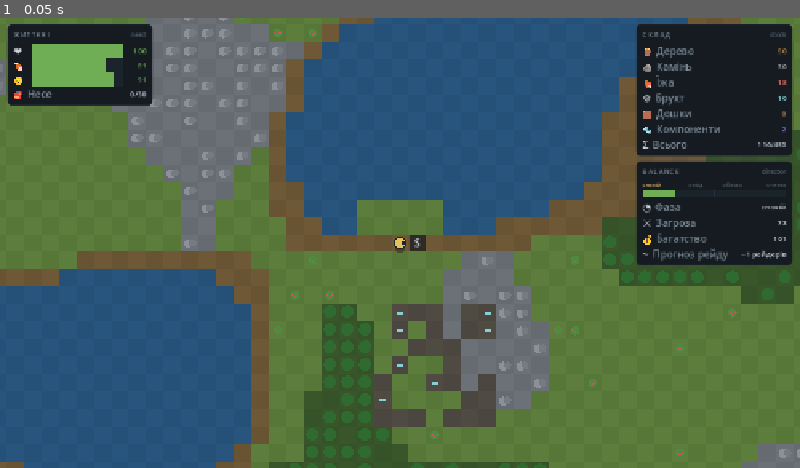
Above: before the commit, frame 1.
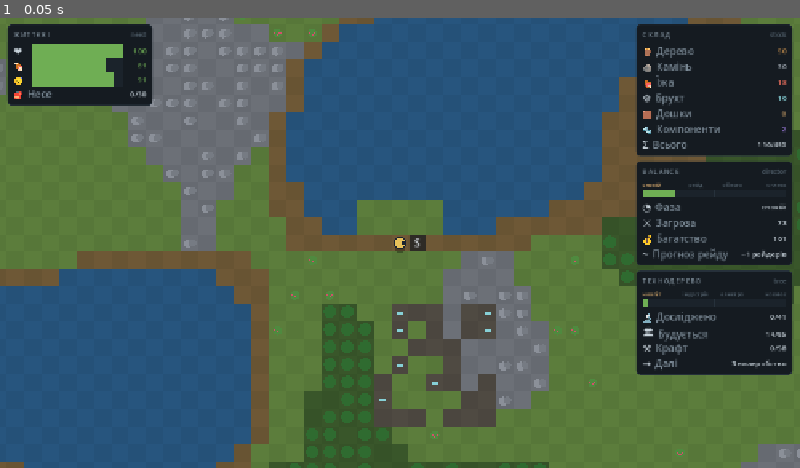
Above: after the commit, the same moment.

Repository: gregnevm/realworld
Game: Godot game, scene res://newhud.tscn
Same seed, same stepped clock (60 frames per second), same inputs: the game is played once before the commit and once after it. This scene is started directly instead of the project's main scene.
Inputs:
- Up to frame 1 (0.05 s): no input

The runs differ from the first frame. In frame 1, 4.5% of the frame differs, in the area x 79-99%, y 56-80%.

Commit message:
Surface the content tree in the HUD — CatalogView pipeline + TechPanel (UX/UI)
First increment of the "surfacing" gap flagged in mechanics-status.md: the deep
catalogue now flows into the HUD through a proper view-layer pipeline, not just
CI validation.

Pipeline (data → view, one-way R1):
  catalog.json → Catalog.build_db() (DefDatabase) → ui/catalog_view.gd
  → HudModel.snapshot() "catalog" slice → ui/catalog_panels.gd TechPanel
  → Widgets → Tokens

- ui/catalog_view.gd — a PURE, Node-free ViewModel (the HudModel.snapshot()
  analogue): maps the DefDatabase + play-state {unlocked research, stock} to
  value-data slices — research summary/progress, buildable & craftable counts,
  per-project status enums (unlocked/available/locked), next-available research.
  Lazily builds + process-caches the DB (default_db) so the per-frame HUD path
  stays allocation-free.
- ui/catalog_panels.gd TechPanel (RIGHT dock, hotkey T) — build-once + value
  bind, same contract as StockPanel; a research-progress gauge + buildable/
  craftable/next rows. Styled only through Widgets/Tokens (R3), emits no sim
  mutators (R9).
- hud_model.gd carries the catalog slice end to end; mechanics.gd registers the
  panel (R4 — hud_root.gd untouched).

Verification:
- run_ui_tests.gd gains _t_catalog_view (value-data/R8, prereq-gate status,
  graceful null-db) + _t_tech_panel (build-once/R2, RIGHT dock, end-to-end
  snapshot). R3/R7/R9/R10 source tripwires extended to the two new UI files.
- gdparse clean on all 5 changed/new .gd files; node --test 22/22 unchanged.

Godot suite runs in CI (engine unavailable in the authoring env).

Co-Authored-By: Claude Opus 4.8 <noreply@anthropic.com>
Claude-Session: https://claude.ai/code/session_01H8HBNc3sVRngJ88a62LBM5

Diff:
--- /dev/null
+++ b/godot/scripts/ui/catalog_panels.gd
@@ -0,0 +1,65 @@
+# RealWorld — ui/catalog_panels.gd : the content-tree UX surface (spec 0005 §2.6 panels).
+#
+# TechPanel binds the CatalogView slice (catalog_view.gd) into the HUD: research progress, how much of
+# the tree is buildable/craftable right now, and what research can start next. Same contract as every
+# other panel — built ONCE in _build() (R2), value-only bind (R8), styled solely through Widgets/Tokens
+# (R3), emits intents rather than calling the sim (R9). Registered in mechanics.gd (R4), so surfacing
+# the deep catalogue never edits hud_root.gd.
+extends RefCounted
+
+const PanelBase = preload("res://scripts/ui/panel.gd")
+const Widgets = preload("res://scripts/ui/widgets.gd")
+
+# ---- TechPanel (RIGHT dock) — the content-tree readout ----
+class TechPanel extends PanelBase.Base:
+	const ERAS := ["неоліт", "індустрія", "електро", "космос"]
+	var _gauge: Widgets.Gauge
+	var _researched: Widgets.StatRow
+	var _buildable: Widgets.StatRow
+	var _craftable: Widgets.StatRow
+	var _next: Widgets.StatRow
+
+	func _init() -> void:
+		panel_id = &"tech"
+		dock = PanelBase.DOCK_RIGHT
+		priority = 30
+		hotkey = KEY_T
+		default_open = false
+
+	func _build() -> void:
+		rebuild_count += 1
+		var vb := VBoxContainer.new()
+		vb.add_theme_constant_override("separation", 5)
+		add_child(vb)
+		var head := Widgets.H2Header.new()
+		vb.add_child(head)
+		head.set_header("Технодерево", "tree")
+		_gauge = Widgets.Gauge.new()
+		vb.add_child(_gauge)
+		_researched = Widgets.StatRow.new(); vb.add_child(_researched); _researched.set_row("🔬", "Досліджено", "—")
+		_buildable = Widgets.StatRow.new(); vb.add_child(_buildable); _buildable.set_row("🏛", "Будується", "—")
+		_craftable = Widgets.StatRow.new(); vb.add_child(_craftable); _craftable.set_row("⚒", "Крафт", "—")
+		_next = Widgets.StatRow.new(); vb.add_child(_next); _next.set_row("→", "Далі", "—")
+
+	func bind(vm) -> void:
+		rebind_count += 1
+		build_once()
+		if not (vm is Dictionary) or not vm.has("catalog"):
+			return
+		var cat: Dictionary = vm.catalog
+		if not bool(cat.get("available", false)):
+			return
+		var s: Dictionary = cat.summary
+		var progress: float = float(s.get("progress", 0.0))
+		var era: int = clampi(int(progress * 4.0), 0, 3)
+		_gauge.bind({
+			"fill": progress,
+			"state": &"good",
+			"phases": ERAS,
+			"active": era,
+		})
+		_researched.set_value("%d/%d" % [int(s.get("researched", 0)), int(s.get("research", 0))])
+		_buildable.set_value("%d/%d" % [int(s.get("buildable", 0)), int(s.get("buildings", 0))])
+		_craftable.set_value("%d/%d" % [int(s.get("craftable", 0)), int(s.get("recipes", 0))])
+		var nxt: Array = cat.get("next", [])
+		_next.set_value(String(nxt[0]) if nxt.size() > 0 else "—")
--- /dev/null
+++ b/godot/scripts/ui/catalog_view.gd
@@ -0,0 +1,136 @@
+# RealWorld — ui/catalog_view.gd : the CONTENT-TREE ViewModel (the catalogue's HudModel analogue).
+#
+# PURE + Node-free (never extends Node, never a raw color / get_node): the single place that turns the deep
+# content catalogue (kernel/catalog.gd Defs) + a play STATE ({unlocked research, stock}) into UI-ready
+# value-data slices — exactly the shape hud_model.gd builds for the live sim. It maps raw defs to enums
+# itself (status &unlocked/&available/&locked) and returns ONLY value data (ids, enums, numbers,
+# Strings, and Arrays/Dicts of those) so it satisfies R8 like any other slice. Panels bind these slices;
+# they never reach into the DefDatabase themselves.
+#
+# The pipeline: catalog.json → Catalog.build_db() (DefDatabase of typed defs) → CatalogView.snapshot()
+# (this file, value-data) → catalog_panels.gd (build-once + bind) → Widgets → Tokens. One-way (R1).
+extends RefCounted
+
+const Catalog = preload("res://scripts/kernel/catalog.gd")
+
+# Lazily-built, process-cached DefDatabase of the on-disk catalogue. The HUD reads the tree every frame
+# through snapshot(); building the DB once and reusing it keeps that hot path allocation-free (the same
+# reason HudRoot constructs the Balance director ONCE, never per frame).
+static var _db = null
+static func default_db():
+	if _db == null:
+		_db = Catalog.build_db()
+	return _db
+
+# ---- state helpers -------------------------------------------------------------------------------
+
+# Every prereq of a research def already in `unlocked`?
+static func _prereqs_met(rdef, unlocked: Dictionary) -> bool:
+	for p in rdef.prereqs():
+		if not unlocked.has(StringName(str(p))):
+			return false
+	return true
+
+# Research status enum: &"unlocked" (done) · &"available" (can start now) · &"locked" (prereqs unmet).
+static func research_status(rdef, unlocked: Dictionary) -> StringName:
+	if unlocked.has(rdef.id):
+		return &"unlocked"
+	return &"available" if _prereqs_met(rdef, unlocked) else &"locked"
+
+# A research gate ("" == ungated) is satisfied when the named project is unlocked.
+static func _gate_ok(ref, unlocked: Dictionary) -> bool:
+	var r: String = str(ref)
+	return r == "" or unlocked.has(StringName(r))
+
+# Every key of a cost/input dict is present in `stock` at >= the required amount.
+static func _afford(cost: Dictionary, stock: Dictionary) -> bool:
+	for k in cost:
+		if float(stock.get(k, 0)) < float(cost[k]):
+			return false
+	return true
+
+# Human-readable "🪵3 🪨5"-style cost line via the def labels (kept value-data — it returns a String).
+static func cost_str(db, cost: Dictionary) -> String:
+	var parts: Array = []
+	for k in cost:
+		var d = db.get_def(StringName(str(k)))
+		var icon: String = (d.icon() if d != null and d.has_method("icon") else "")
+		parts.append("%s%d" % [icon if icon != "" else str(k) + " ", int(cost[k])])
+	return " ".join(parts)
+
+# ---- the snapshot (value-data slices; the assess()/HudModel.snapshot() analogue) -----------------
+#
+# state: {"unlocked": {research_id: true}, "stock": {res_id: amt}}. A missing state is the neolithic
+# start (nothing researched, empty stock) — the encyclopedia still renders the whole tree, gated.
+static func snapshot(db, state: Dictionary = {}) -> Dictionary:
+	if db == null:
+		return {"available": false}
+	var unlocked: Dictionary = state.get("unlocked", {})
+	var stock: Dictionary = state.get("stock", {})
+	return {
+		"available": true,
+		"summary": _summary(db, unlocked, stock),
+		"research": _research_rows(db, unlocked),
+		"next": _next_research(db, unlocked),
+	}
+
+static func _summary(db, unlocked: Dictionary, stock: Dictionary) -> Dictionary:
+	var research: Array = Catalog.research_projects(db)
+	var researched := 0
+	for r in research:
+		if unlocked.has(r.id):
+			researched += 1
+	var buildable := 0
+	for b in Catalog.buildings(db):
+		if _gate_ok(b.research(), unlocked) and _afford(b.cost(), stock):
+			buildable += 1
+	var craftable := 0
+	for rc in Catalog.recipes(db):
+		if _gate_ok(rc.requires_research(), unlocked) and _afford(rc.inputs(), stock):
+			craftable += 1
+	var total_research: int = research.size()
+	return {
+		"resources": Catalog.resources(db).size(),
+		"research": total_research,
+		"buildings": Catalog.buildings(db).size(),
+		"recipes": Catalog.recipes(db).size(),
+		"items": Catalog.items(db).size(),
+		"researched": researched,
+		"buildable": buildable,
+		"craftable": craftable,
+		"progress": (float(researched) / float(total_research)) if total_research > 0 else 0.0,
+	}
+
+# Research rows sorted by tier then id, each carrying a status enum (R11) + cost + prereq labels.
+static func _research_rows(db, unlocked: Dictionary) -> Array:
+	var rows: Array = []
+	var defs: Array = Catalog.research_projects(db).duplicate()
+	defs.sort_custom(func(a, b):
+		var ta: int = int(a.data.get("tier", 0))
+		var tb: int = int(b.data.get("tier", 0))
+		if ta == tb:
+			return str(a.id) < str(b.id)
+		return ta < tb)
+	for r in defs:
+		var preqs: Array = []
+		for p in r.prereqs():
+			var pd = db.get_def(StringName(str(p)))
+			preqs.append(String(pd.label()) if pd != null and pd.has_method("label") else str(p))
+		rows.append({
+			"id": r.id,
+			"label": String(r.data.get("label", str(r.id))),
+			"tier": int(r.data.get("tier", 0)),
+			"cost": float(r.cost()),
+			"status": research_status(r, unlocked),
+			"prereqs": preqs,
+		})
+	return rows
+
+# The labels of research you could START right now (prereqs met, not yet unlocked) — the "next" hint.
+static func _next_research(db, unlocked: Dictionary) -> Array:
+	var out: Array = []
+	for r in Catalog.research_projects(db):
+		if research_status(r, unlocked) == &"available":
+			out.append(String(r.data.get("label", str(r.id))))
+	out.sort()
+	return out
--- a/godot/scripts/ui/hud_model.gd
+++ b/godot/scripts/ui/hud_model.gd
@@ -7,6 +7,7 @@
 extends RefCounted
 const Fmt = preload("res://scripts/ui/format.gd")
 const GameData = preload("res://scripts/data.gd")
+const CatalogView = preload("res://scripts/ui/catalog_view.gd")
 
 # session: the SessionScript (has .sim). world/ctx: the same shapes the kernel consumes (built by HudRoot).
 # balance: a Balance director constructed ONCE by HudRoot and reused (never new() per frame).
@@ -28,7 +29,15 @@
 		"threat":    _threat_slice(world, ctx, balance),
 		"equipment": _equipment_slice(sim),
 		"raid":      _raid_slice(sim),
+		"catalog":   _catalog_slice(sim),
 	}
+
+# --- content tree (the deep catalogue surfaced in the HUD via the CatalogView pipeline) ---
+# Value-data only (R8): CatalogView maps the DefDatabase to a summary + research rows + next hint.
+# The live sim carries no research state yet, so the play state is {unlocked: none, stock: sim.stock} —
+# an honest "encyclopedia at the neolithic start" readout that becomes live once research is wired.
+static func _catalog_slice(sim) -> Dictionary:
+	return CatalogView.snapshot(CatalogView.default_db(), {"unlocked": {}, "stock": sim.stock})
 
 # Build the Balance `world` dict {buildings,stock,items} from the sim. Lives HERE (not in HudRoot) so
 # the thin controller never names an economy field (R4 keeps hud_root.gd free of mechanic tokens).
--- a/godot/scripts/ui/mechanics.gd
+++ b/godot/scripts/ui/mechanics.gd
@@ -6,15 +6,17 @@
 extends RefCounted
 
 const Panels = preload("res://scripts/ui/panels.gd")
+const CatalogPanels = preload("res://scripts/ui/catalog_panels.gd")
 const Overlays = preload("res://scripts/ui/overlays.gd")
 
 # Register the currently-implemented UI surfaces into the given registries.
 static func register_all(panel_registry, overlay_registry) -> void:
 	# LEFT dock — hero body
 	panel_registry.register(Panels.VitalsPanel.new())
-	# RIGHT dock — world / economy / director
+	# RIGHT dock — world / economy / director / content tree
 	panel_registry.register(Panels.StockPanel.new())
 	panel_registry.register(Panels.BalancePanel.new())
+	panel_registry.register(CatalogPanels.TechPanel.new())
 	# world overlays (spatial state) keyed to their LOCKED hotkeys (design-system §3)
 	overlay_registry.register(Overlays.LightOverlay.new())
 	overlay_registry.register(Overlays.TemperatureOverlay.new())
--- a/godot/tests/run_ui_tests.gd
+++ b/godot/tests/run_ui_tests.gd
@@ -11,6 +11,8 @@
 const ViewGeom = preload("res://scripts/ui/view_geom.gd")
 const LatLon = preload("res://scripts/ui/latlon.gd")
 const HudModel = preload("res://scripts/ui/hud_model.gd")
+const CatalogView = preload("res://scripts/ui/catalog_view.gd")
+const CatalogPanels = preload("res://scripts/ui/catalog_panels.gd")
 const FeedbackBus = preload("res://scripts/ui/feedback_bus.gd")
 const Widgets = preload("res://scripts/ui/widgets.gd")
 const Panels = preload("res://scripts/ui/panels.gd")
@@ -37,6 +39,8 @@
 	_t_feed_self_heal()
 	_t_widgets()
 	_t_stock_spine()
+	_t_catalog_view()
+	_t_tech_panel()
 	_t_panel_registry()
 	_t_overlay_registry()
 	_t_bus_no_dangling()
@@ -248,6 +252,47 @@
 	ok(int(snap.stock.rows.wood) == 12, "proof spine: snapshot -> panel binds fake stock, no live sim ref (R8)")
 	panel.free()
 
+# ---------------- CatalogView: the content-tree pipeline (deep catalogue -> value-data slices) ----------------
+func _t_catalog_view() -> void:
+	var db = CatalogView.default_db()
+	ok(db != null and db.count() > 300, "CatalogView.default_db builds the full tree (%d defs)" % db.count())
+	# neolithic start: nothing unlocked, starter stock
+	var snap: Dictionary = CatalogView.snapshot(db, {"unlocked": {}, "stock": {"wood": 50, "stone": 30}})
+	ok(bool(snap.available), "catalog snapshot available")
+	var s: Dictionary = snap.summary
+	ok(int(s.research) == 41 and int(s.researched) == 0, "summary: 0/41 researched at the neolithic start")
+	ok(int(s.buildings) == 85 and int(s.buildable) > 0, "some no-research buildings buildable from starter stock (%d)" % int(s.buildable))
+	ok(is_equal_approx(float(s.progress), 0.0), "research progress is 0 at the start")
+	ok((snap.next as Array).size() >= 5, "tier-1 research is available next (%d options)" % (snap.next as Array).size())
+	ok(_all_value_data(snap), "catalog slice is all value data (R8 — no DefDatabase / Callable leaks)")
+	# advancing state: unlocking smelting makes its dependent (metallurgy) AVAILABLE
+	var snap2: Dictionary = CatalogView.snapshot(db, {"unlocked": {&"smelting": true, &"fire_mastery": true}, "stock": {}})
+	ok(int(snap2.summary.researched) == 2, "researched count reflects the unlocked set")
+	var metallurgy_available := false
+	for r in snap2.research:
+		if r.id == &"metallurgy":
+			metallurgy_available = (r.status == &"available")
+	ok(metallurgy_available, "metallurgy flips locked->available once smelting is unlocked (prereq gate)")
+	ok(not bool(CatalogView.snapshot(null).get("available", false)), "null db -> {available:false} (graceful)")
+
+# ---------------- TechPanel: build-once + value bind, same contract as StockPanel (R2/R8) ----------------
+func _t_tech_panel() -> void:
+	var cat: Dictionary = CatalogView.snapshot(CatalogView.default_db(), {"unlocked": {}, "stock": {"wood": 50, "stone": 30}})
+	var vm := {"catalog": cat}
+	var panel = CatalogPanels.TechPanel.new()
+	panel.bind(vm)
+	var n0: int = panel.get_child(0).get_child_count()   # header + gauge + 4 stat rows
+	panel.bind(vm)                                        # second bind must NOT rebuild
+	ok(panel.rebuild_count == 1, "TechPanel builds exactly once across two binds (R2)")
+	ok(panel.rebind_count == 2, "TechPanel rebinds each frame (bind != rebuild)")
+	ok(panel.get_child(0).get_child_count() == n0, "child count stable across rebind (R2)")
+	ok(panel.panel_id == &"tech" and panel.dock == 1, "TechPanel: id=tech, RIGHT dock (registered via mechanics.gd)")
+	# the HudModel snapshot now carries the catalog slice end to end (pipeline surfaced in the HUD)
+	var sess = _fake_session()
+	var full := HudModel.snapshot(sess, {"buildings": [], "stock": sess.sim.stock, "items": []}, {"day": 5}, Balance.Balance.new())
+	ok(full.has("catalog") and bool(full.catalog.available), "HudModel.snapshot surfaces the catalog slice (pipeline end to end)")
+	panel.free()
+
 # ---------------- PanelRegistry == SystemRegistry (sort/get/by_dock/bind_visible) ----------------
 func _t_panel_registry() -> void:
 	var reg = PanelReg.PanelRegistry.new()
@@ -303,7 +348,8 @@
 	ok(r1, "R1: sim/kernel/session/social/persistence never reference res://scripts/ui")
 	# R3 — no raw color/stylebox under ui/ except tokens.gd + theme.gd
 	var ui_files := ["widgets.gd", "panels.gd", "overlays.gd", "hud_model.gd", "hud_root.gd",
-		"panel.gd", "widget.gd", "overlay.gd", "feedback_bus.gd", "format.gd", "view_geom.gd"]
+		"panel.gd", "widget.gd", "overlay.gd", "feedback_bus.gd", "format.gd", "view_geom.gd",
+		"catalog_view.gd", "catalog_panels.gd"]
 	var r3 := true
 	for f in ui_files:
 		var body := _read_code("res://scripts/ui/" + f)   # comment-stripped: doc comments may mention them
@@ -321,7 +367,7 @@
 	ok(r4, "R4: hud_root.gd contains no mechanic name (registered, not hand-wired)")
 	# R7 — resize-safe anchoring only via pin_* (no raw .position/PRESET_TOP_RIGHT in panels/widgets/overlays)
 	var r7 := true
-	for f in ["panels.gd", "widgets.gd", "overlays.gd"]:
+	for f in ["panels.gd", "widgets.gd", "overlays.gd", "catalog_panels.gd"]:
 		var body := _read_code("res://scripts/ui/" + f)
 		if ".position =" in body or "PRESET_TOP_RIGHT" in body:
 			r7 = false
@@ -330,7 +376,7 @@
 	var cmds := ["try_build", "demolish", "craft_item", "dispatch_convoy", "try_launch_capsule",
 		"order_move", "order_gather", "order_attack", "accept_invite"]
 	var r9 := true
-	for f in ["panels.gd", "widgets.gd"]:
+	for f in ["panels.gd", "widgets.gd", "catalog_panels.gd"]:
 		var body := _read_code("res://scripts/ui/" + f)
 		for cmd in cmds:
 			if cmd in body:
@@ -340,7 +386,7 @@
 	# .flash_msg/.flash_t/.messages are sim-only names; use "sim.banner" (not ".banner") since the
 	# FeedbackBus SIGNAL is also named `banner` and BannerWidget legitimately subscribes to bus.banner.
 	var r10 := true
-	for f in ["widgets.gd", "panels.gd", "hud_model.gd", "hud_root.gd", "overlays.gd"]:
+	for f in ["widgets.gd", "panels.gd", "hud_model.gd", "hud_root.gd", "overlays.gd", "catalog_view.gd", "catalog_panels.gd"]:
 		var body := _read_code("res://scripts/ui/" + f)
 		if ".messages" in body or "sim.banner" in body or ".flash_msg" in body or ".flash_t" in body:
 			r10 = false
Not shown, changed: AGENTS.md
Not shown, changed: docs/mechanics-status.md
